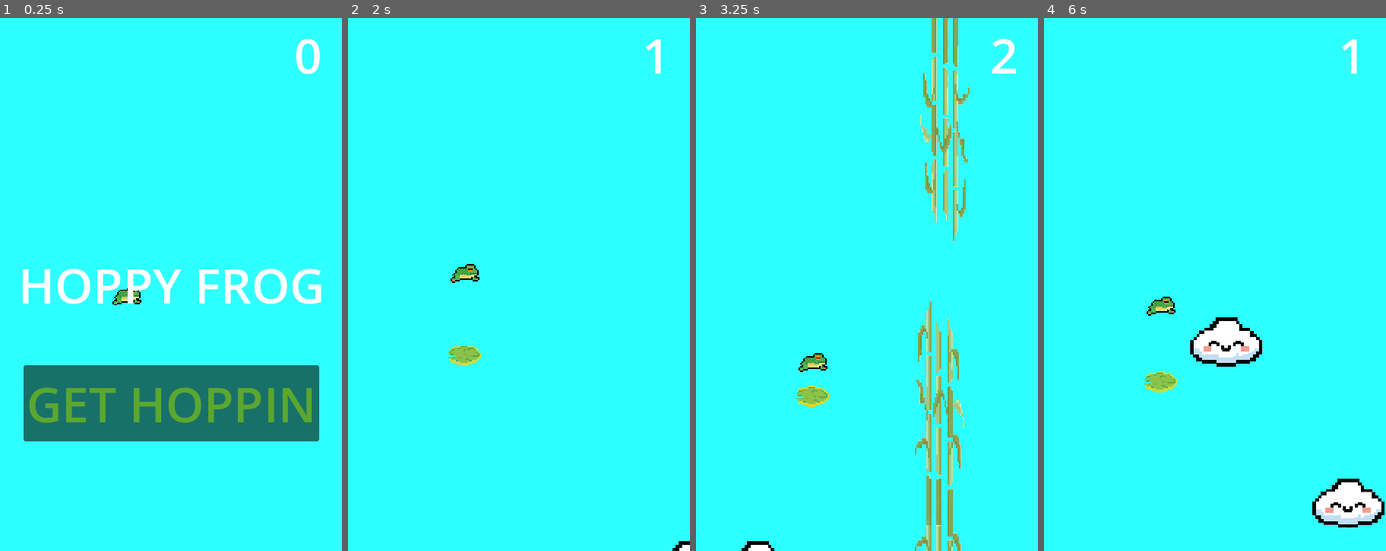
Above: before the commit, frames 1-4 (left to right).
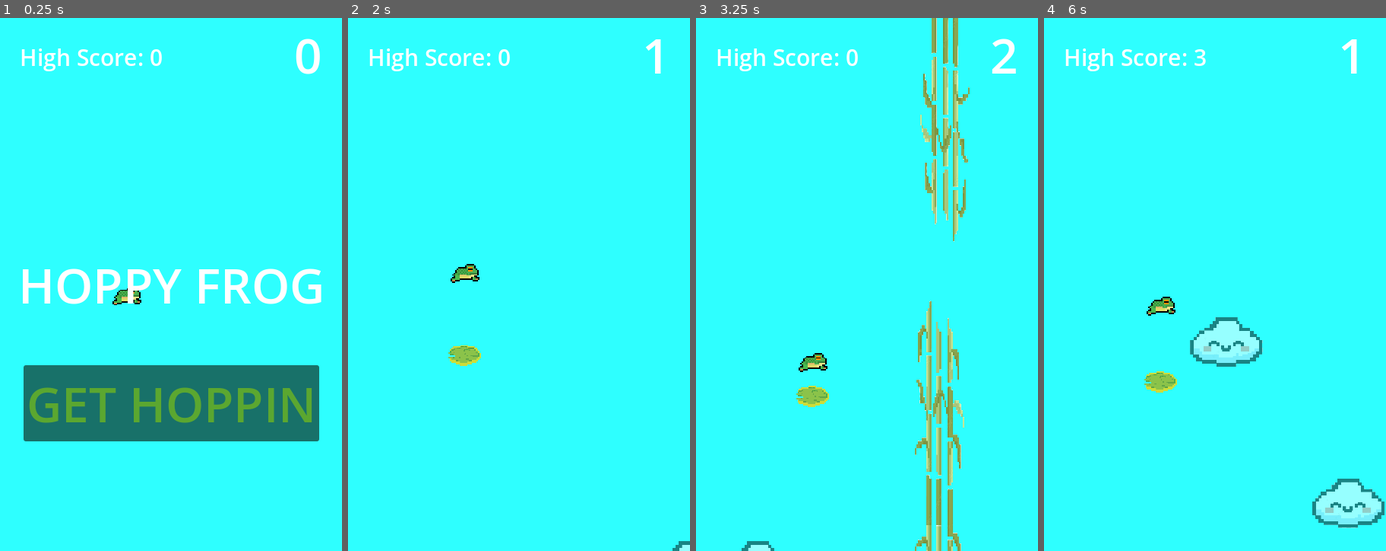
Above: after the commit, the same moments.

Repository: coryjm/hoppy-frog
Game: Godot game, scene res://Scenes/main.tscn
The game is run twice, just before and just after one commit, with the same random seed, the same clock (stepped at 60 frames per second) and the same inputs.
Inputs:
- Up to frame 1 (0.25 s): no input
- Up to frame 2 (2 s): click "GET HOPPIN" at 0.5 s; tap Space (hop) at 1.52 s
- Up to frame 3 (3.25 s): tap Space (hop) at 2.27 s
- Up to frame 4 (6 s): tap Space (hop) at 3.77, 5.27 s; click "GET HOPPIN" at 4.25 s

The runs differ from the first frame. In frame 1, 0.5% of the frame differs, in the area x 6-48%, y 5-10%; in frame 2, 0.6%; in frame 3, 0.7%; in frame 4, 3.4%, in the area x 6-100%, y 5-96%.

Commit message:
high score and game music

Diff:
--- a/hoppy-frog/Scenes/cloud.tscn
+++ b/hoppy-frog/Scenes/cloud.tscn
@@ -7,6 +7,7 @@
 radius = 29.0
 
 [node name="Cloud" type="Area2D"]
+modulate = Color(1, 1, 1, 0.498039)
 script = ExtResource("1_8hs1w")
 
 [node name="Sprite2D" type="Sprite2D" parent="."]
--- a/hoppy-frog/Scenes/hud.tscn
+++ b/hoppy-frog/Scenes/hud.tscn
@@ -15,6 +15,14 @@
 offset_bottom = 92.0
 grow_horizontal = 0
 theme_override_font_sizes/font_size = 64
+text = "0"
+
+[node name="HighScoreLabel" type="Label" parent="."]
+offset_left = 26.0
+offset_top = 30.0
+offset_right = 66.0
+offset_bottom = 118.0
+theme_override_font_sizes/font_size = 30
 text = "0"
 
 [node name="StartButton" type="Button" parent="."]
--- a/hoppy-frog/Scenes/main.tscn
+++ b/hoppy-frog/Scenes/main.tscn
@@ -6,6 +6,8 @@
 [ext_resource type="PackedScene" uid="uid://6rsid01iclmc" path="res://Scenes/pad.tscn" id="2_jjvhh"]
 [ext_resource type="PackedScene" uid="uid://chq2wjivh6xgy" path="res://Scenes/cloud.tscn" id="2_kry3j"]
 [ext_resource type="PackedScene" uid="uid://tkrntnp8bgfb" path="res://Scenes/hud.tscn" id="6_21xkr"]
+[ext_resource type="AudioStream" uid="uid://bco3fqq5majcl" path="res://Assets/Music/main.mp3" id="7_6bp64"]
+[ext_resource type="AudioStream" uid="uid://bqmkok01q7u1k" path="res://Assets/Music/gameOver.mp3" id="8_344ge"]
 
 [sub_resource type="Curve2D" id="Curve2D_21xkr"]
 _data = {
@@ -61,6 +63,15 @@
 
 [node name="HUD" parent="." instance=ExtResource("6_21xkr")]
 
+[node name="MainMusic" type="AudioStreamPlayer" parent="."]
+stream = ExtResource("7_6bp64")
+volume_db = -11.604
+parameters/looping = false
+
+[node name="GameOver" type="AudioStreamPlayer" parent="."]
+stream = ExtResource("8_344ge")
+volume_db = -11.243
+
 [connection signal="timeout" from="BambooTimer" to="." method="_on_bamboo_timer_timeout"]
 [connection signal="timeout" from="ScoreTimer" to="." method="_on_score_timer_timeout"]
 [connection signal="timeout" from="CloudTimer" to="." method="_on_cloud_timer_timeout"]
--- a/hoppy-frog/Scripts/hud.gd
+++ b/hoppy-frog/Scripts/hud.gd
@@ -37,7 +37,8 @@
 func update_score(score):
 	$ScoreLabel.text = str(score)
 
-
+func update_high_score(high: int):
+	$HighScoreLabel.text = "High Score: %d" % high
 
 func _on_message_timer_timeout() -> void:
 	$Message.hide()
--- a/hoppy-frog/Scripts/main.gd
+++ b/hoppy-frog/Scripts/main.gd
@@ -3,12 +3,17 @@
 @export var cloud_scene: PackedScene
 
 var score
+var high_score
 
+func _ready():
+	load_high_score()
+	$HUD.update_high_score(high_score)
 
 func new_game():
 	score = 0
 	$Player.start($StartPosition.position)
 	$StartTimer.start()
+	$MainMusic.play()
 
 
 func _on_cloud_timer_timeout() -> void:
@@ -43,6 +48,20 @@
 	$HUD.update_score(score)
 	print(score)
 
+func save_high_score():
+	var file = FileAccess.open("user://save.dat", FileAccess.WRITE)
+	if file:
+		file.store_32(high_score)
+		file.close()
+
+func load_high_score():
+	if FileAccess.file_exists("user://save.dat"):
+		var file = FileAccess.open("user://save.dat", FileAccess.READ)
+		if file:
+			high_score = file.get_32()
+			file.close()
+	else:
+		high_score = 0
 
 func _on_player_hit() -> void:
 	print("game over")
@@ -52,6 +71,12 @@
 	$HUD/Message.text = "Game Over"
 	$HUD/Message.show()
 	$HUD/StartButton.show()
+	$MainMusic.stop()
+	$GameOver.play()
+	if score > high_score:
+		high_score = score
+		save_high_score()
+	$HUD.update_high_score(high_score)
 
 
 func _on_hud_start_game() -> void:
Not shown, added: hoppy-frog/Assets/Music/gameOver.mp3.import
Not shown, added: hoppy-frog/Assets/Music/main.mp3.import
Not shown: 1 places in hoppy-frog/Scenes/main.tscn that only renumber resources
Not shown, changed: hoppy-frog/export_presets.cfg
Not shown, added: .gitignore
Not shown, added: hoppy-frog/Assets/Music/gameOver.mp3
Not shown, added: hoppy-frog/Assets/Music/main.mp3
Not shown, changed: hoppy-frog/hoppyfrog.apk
Not shown, changed: hoppy-frog/hoppyfrog.apk.idsig
